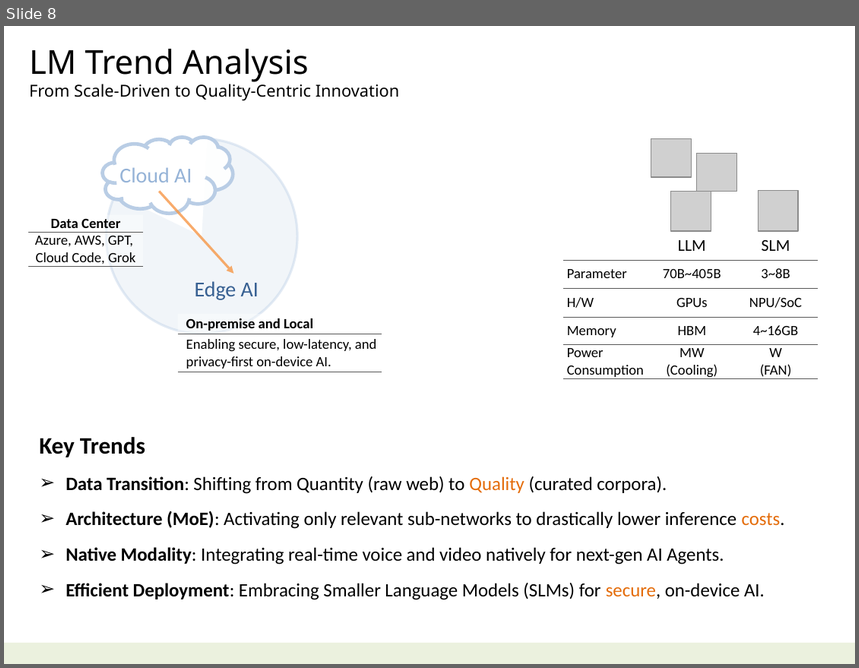
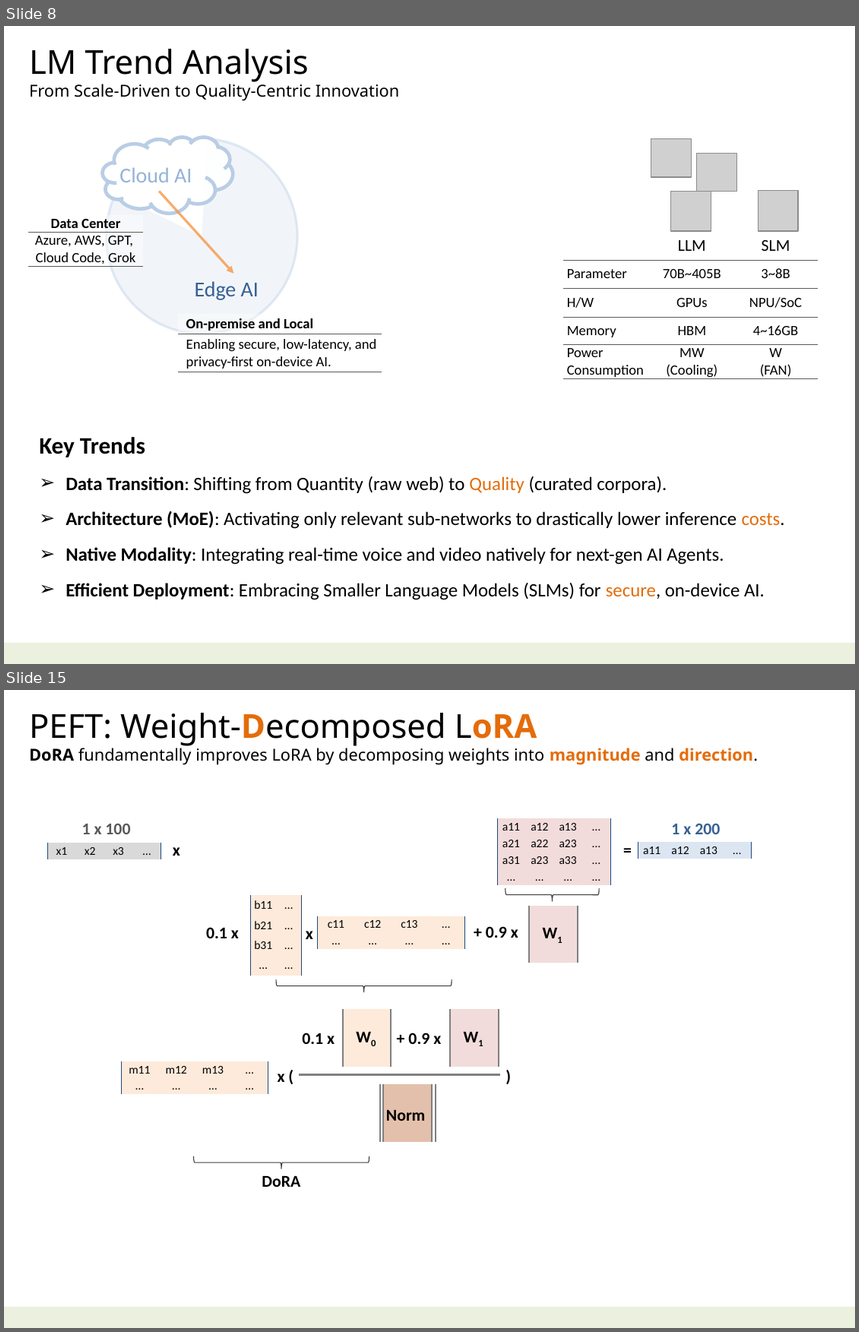
Before and after one commit to navibator/crazy-ai, a slide deck: ai-gemma.pptx. Shown one above the other, each under a label of ours: slide 8 before the commit, slides 8 and 15 after it; the slides between them are not shown. The pictures are 859x668 and 859x1332 pixels, drawn with LibreOffice and Linux fonts; fonts in the diff are those of the drawing; grey boxes stand for pictures. Boxes give left, top, right and bottom in pixels: in the first picture for what was removed or moved away, otherwise in the second. Text is boxed around its words. In the diff, an @@ line names an element or a change of style, - is before the commit and + after.

Commit message:
PEFT

```diff
--- a/ai-gemma.pptx
+++ b/ai-gemma.pptx
@@ slide 15 added at (4,690,855,1328), background #FFFFFF; not listed: 1 template element that a slide beside it also shows @@
@@ text added at (29,713,758,765), 14 pt, text #000000 @@
+PEFT: Weight-Decomposed LoRA
+DoRA fundamentally improves LoRA by decomposing weights into magnitude and direction.
@@ text added at (82,823,130,834), 14 pt, text #595959, bold @@
+1 x 100
@@ table added at (496,818,609,885), 4 rows, 4 columns @@
+a11 | a12 | a13 | …
+a21 | a22 | a23 | …
+a31 | a23 | a33 | …
+… | … | … | …
@@ text added at (671,823,720,834), 14 pt, text #376092, bold @@
+1 x 200
@@ table added at (47,842,160,859), 1 rows, 4 columns @@
+x1 | x2 | x3 | …
@@ text added at (173,847,180,856), 14 pt, text #000000, bold @@
+x
@@ text added at (618,837,638,862), 14 pt, text #000000, bold @@
+=
@@ table added at (638,841,750,859), 1 rows, 4 columns @@
+a11 | a12 | a13 | …
@@ right brace added at (506,889,599,901), outline #404040 0.75 pt @@
@@ table added at (251,895,302,975), 4 rows, 2 columns @@
+b11 | …
+b21 | ...
+b31 | …
+… | …
@@ table added at (318,916,465,950), 2 rows, 4 columns @@
+c11 | c12 | c13 | …
+… | … | … | …
@@ table added at (526,905,579,962), 4 rows, 6 columns @@
+ |  |  |  |  | 
+ |  |  |  |  | 
+ |  |  |  |  | 
+ |  |  |  |  | 
@@ text added at (206,927,239,939), 14 pt, text #000000, bold @@
+0.1 x
@@ text added at (306,931,313,939), 14 pt, text #000000, bold @@
+x
@@ text added at (486,926,519,938), 14 pt, text #000000, bold @@
++ 0.9 x
@@ text added at (528,923,576,948), 14 pt, text #000000, bold @@
+W1
@@ right brace added at (277,980,452,992), outline #404040 0.75 pt @@
@@ table added at (339,1009,393,1066), 4 rows, 6 columns @@
+ |  |  |  |  | 
+ |  |  |  |  | 
+ |  |  |  |  | 
+ |  |  |  |  | 
@@ text added at (343,1025,390,1052), 14 pt, text #000000, bold @@
+W0
@@ table added at (446,1009,500,1066), 4 rows, 6 columns @@
+ |  |  |  |  | 
+ |  |  |  |  | 
+ |  |  |  |  | 
+ |  |  |  |  | 
@@ text added at (450,1025,498,1052), 14 pt, text #000000, bold @@
+W1
@@ text added at (302,1033,335,1044), 14 pt, text #000000, bold @@
+0.1 x
@@ text added at (408,1033,441,1044), 14 pt, text #000000, bold @@
++ 0.9 x
@@ table added at (122,1062,268,1095), 2 rows, 4 columns @@
+m11 | m12 | m13 | …
+… | … | … | …
@@ text added at (278,1074,285,1082), 14 pt, text #000000, bold @@
+x (
@@ line added from (299, 1075) to (500, 1075), #808080 1.5 pt @@
@@ text added at (500,1064,516,1088), 14 pt, text #000000, bold @@
+)
@@ table added at (380,1085,434,1142), 4 rows, 6 columns @@
+ |  |  |  |  | 
+ |  |  |  |  | 
+ |  |  |  |  | 
+ |  |  |  |  | 
@@ text added at (386,1110,426,1121), 14 pt, text #000000, bold @@
+Norm
@@ right brace added at (194,1156,370,1169), outline #404040 0.75 pt @@
@@ text added at (262,1176,300,1187), 14 pt, text #000000, bold @@
+DoRA
```
Also in this commit, not shown: 5 slides changed, 2 other slides added, 4 slides removed, 1 other file.
